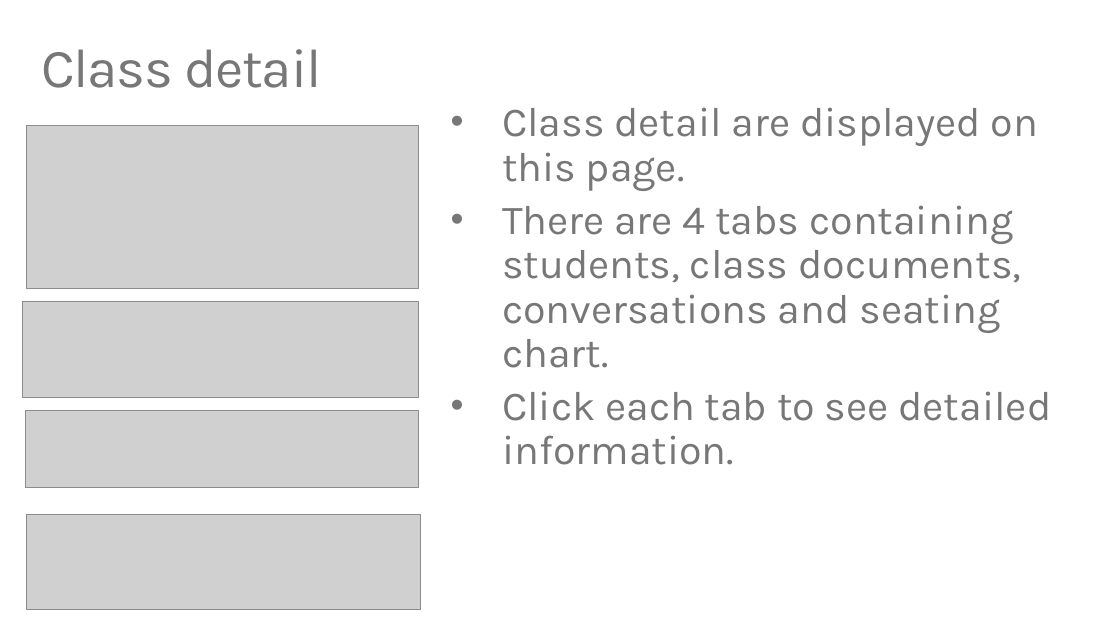
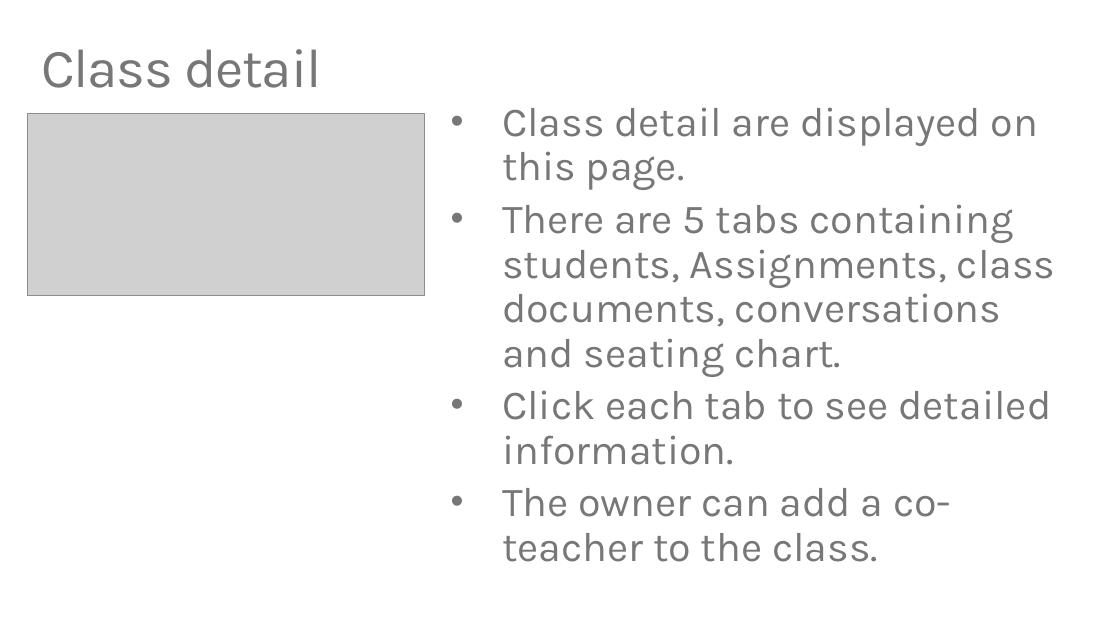
Before and after one commit to TylerLu/O365-EDU-PHP-Samples, a slide deck: slide 39 of EDU GRAPH-API Demo Script.pptx. Drawn at 1120x630 pixels with LibreOffice and Linux fonts; fonts in the diff are those of the drawing; grey boxes stand for pictures. Boxes give left, top, right and bottom in pixels: in the first picture for what was removed or moved away, otherwise in the second. Text is boxed around its words. In the diff, an @@ line names an element or a change of style, - is before the commit and + after.

```diff
--- a/EDU GRAPH-API Demo Script.pptx
+++ b/EDU GRAPH-API Demo Script.pptx
@@ picture: place and size @@
-picture at (27, 126, 418, 288)
+picture at (27, 114, 424, 296)
@@ text "Class detail are displayed on ...": place and size @@
-text "Class detail are displayed on ..." at (502, 107, 1051, 465)
+text "Class detail are displayed on ..." at (502, 151, 1056, 562)
@@ text at (502, 204, 1056, 377): text changed @@
-• There are 4 tabs containing students, class documents, conversations and seating chart.
+• There are 5 tabs containing students, Assignments, class documents, conversations and seating chart.
@@ picture removed at (22, 301, 418, 398) @@
@@ picture removed at (26, 410, 418, 488) @@
@@ text at (502, 488, 951, 562): paragraph added @@
+• The owner can add a co-teacher to the class.
@@ picture removed at (27, 514, 421, 609) @@
```
Also in this commit, not shown: 5 other slides changed, 1 slide added, 2 slides removed, 54 other files.
